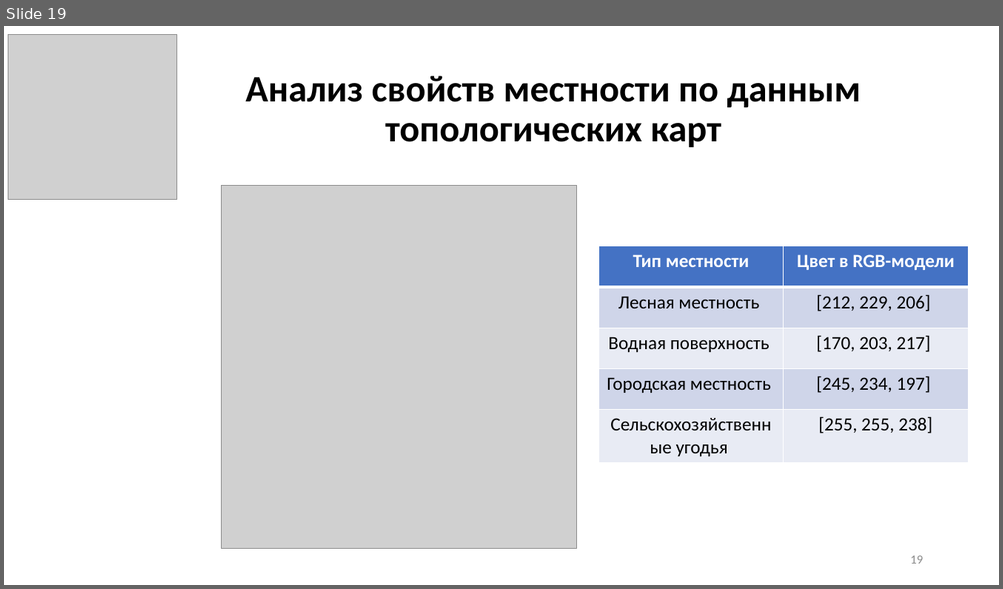
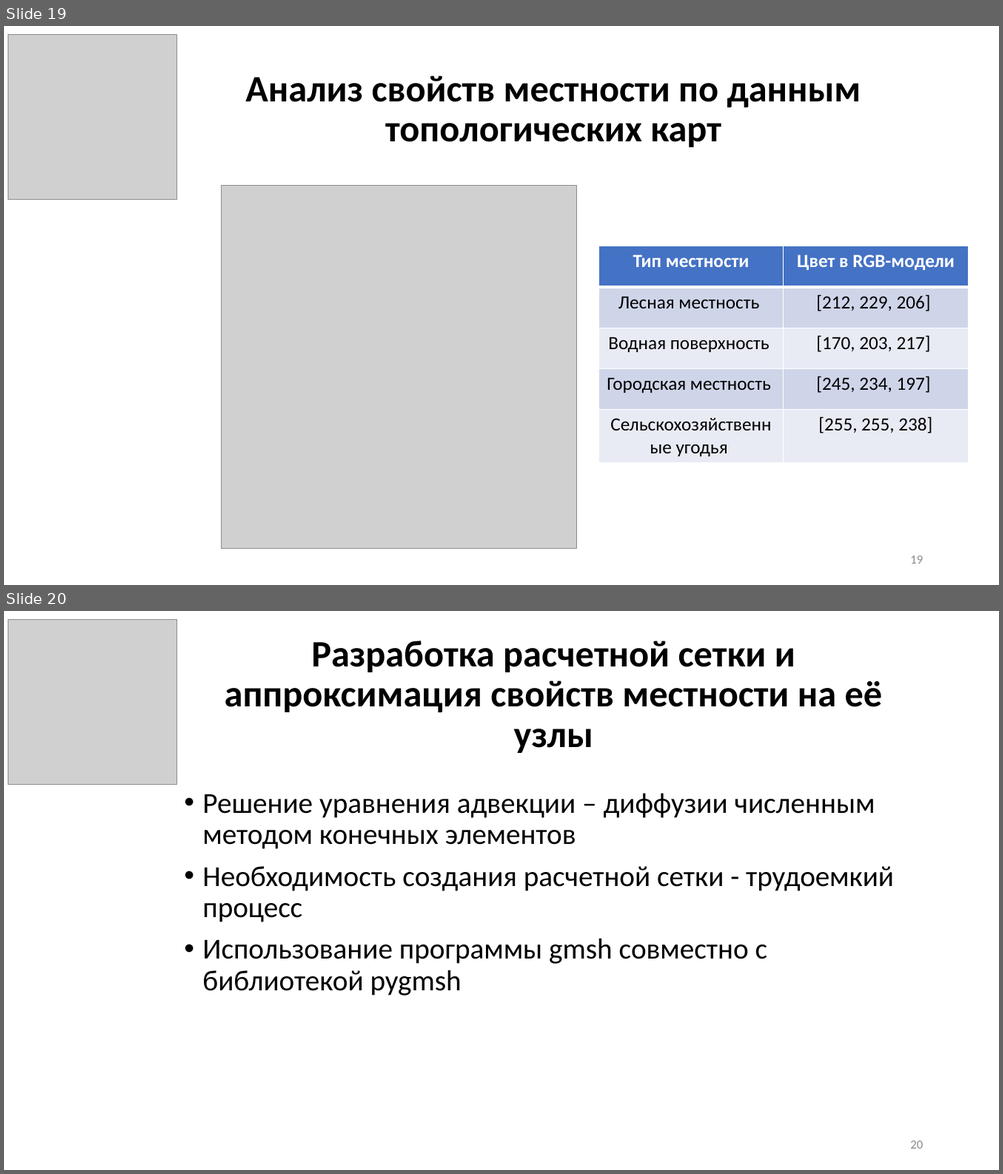
Before and after one commit to GolovPavel/diploma_golov, a slide deck: practice/presentation/practice.pptx. Shown one above the other, each under a label of ours: slide 19 before the commit, slides 19 and 20 after it. The pictures are 1003x589 and 1003x1174 pixels, drawn with LibreOffice and Linux fonts; fonts in the diff are those of the drawing; grey boxes stand for pictures. Boxes give left, top, right and bottom in pixels: in the first picture for what was removed or moved away, otherwise in the second. Text is boxed around its words. In the diff, an @@ line names an element or a change of style, - is before the commit and + after.

```diff
--- a/practice/presentation/practice.pptx
+++ b/practice/presentation/practice.pptx
@@ slide 20 added at (4, 611, 999, 1170), background #FFFFFF @@
@@ picture added at (8, 619, 176, 784) @@
@@ title added at (225, 641, 882, 753), 36 pt, text #000000, bold @@
+Разработка расчетной сетки и аппроксимация свойств местности на её узлы
@@ text added at (202, 793, 893, 996), 28 pt, text #000000 @@
+• Решение уравнения адвекции – диффузии численным методом конечных элементов
+• Необходимость создания расчетной сетки - трудоемкий процесс
+• Использование программы gmsh совместно с библиотекой pygmsh
@@ page number added at (910, 1141, 922, 1149), 12 pt, text #8C8C8C @@
+20
```
Also in this commit, not shown: 2 slides changed, 1 other slide added.
